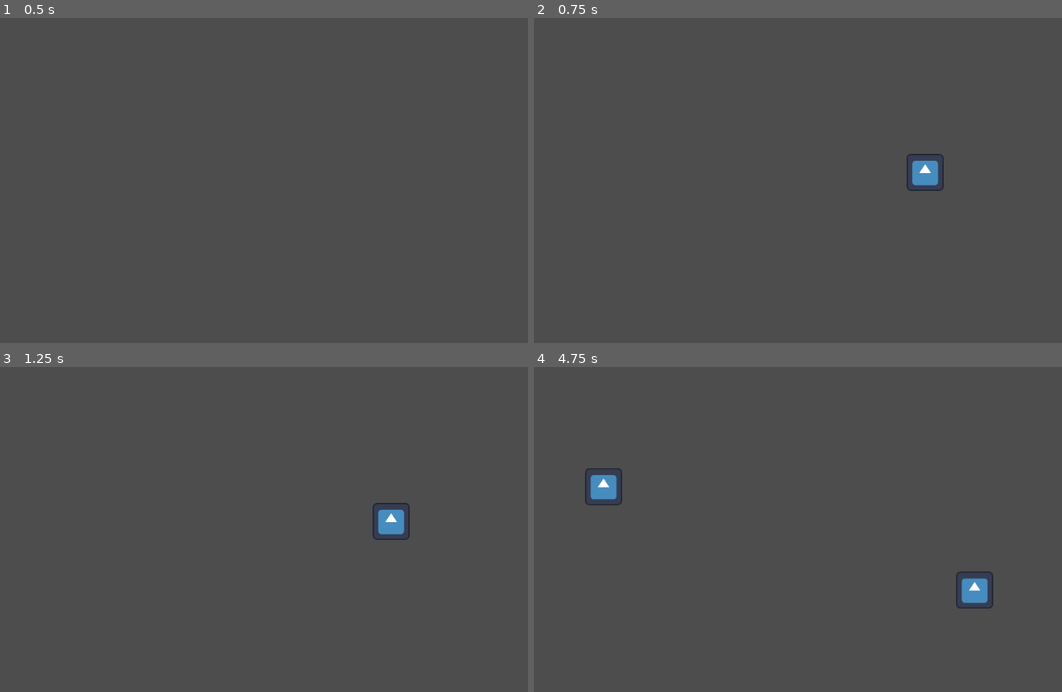
Above: before the commit, frames 1-4 (two rows, left to right).
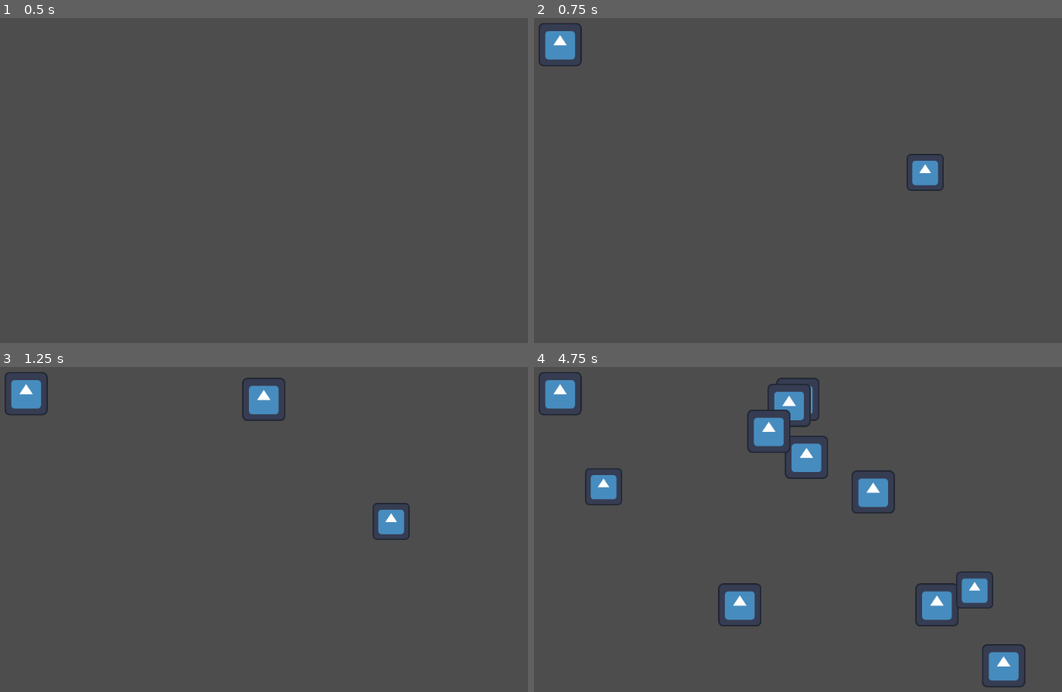
Above: after the commit, the same moments.

Repository: SpicyTime/BlastForge
Game: Godot game, scene res://main/main.tscn
Two runs of this game, one before a commit and one after it. Both use one fixed random seed, a clock stepped at 60 frames per second and the inputs below. The engine's default icon, where the game draws it, is replaced by a stand-in: a white triangle on a blue panel in a dark square.
Inputs (mouse positions are in pixels of both pictures, inside the frame that each line leads up to):
- Up to frame 1 (0.5 s): no input
- Up to frame 2 (0.75 s): tap Enter at 0.5 s; move the mouse to (924, 170) at 0.52 s; click (924, 170) at 0.6 s
- Up to frame 3 (1.25 s): no input
- Up to frame 4 (4.75 s): move the mouse to (666, 555) at 1.27 s; click (666, 555) at 1.35 s; move the mouse to (850, 461) at 2.02 s; click (850, 461) at 2.1 s; move the mouse to (755, 607) at 2.77 s; click (755, 607) at 2.85 s; move the mouse to (972, 591) at 3.52 s; click (972, 591) at 3.6 s; move the mouse to (602, 487) at 4.27 s; click (602, 487) at 4.35 s

Frame 1 is identical in both runs. In frame 2, 0.7% of the frame differs, in the area x 0-10%, y 1-15%; in frame 3, 1.3%; in frame 4, 5.2%, in the area x 0-94%, y 1-99%.
Error before the commit: Invalid access to property or key 'shape_collider' on a base object of type 'Nil'. (res://breakables/shape_component.gd:7)

Commit message:
Breakables now spawn

Diff:
--- a/breakables/breakable.gd
+++ b/breakables/breakable.gd
@@ -2,10 +2,9 @@
 extends Node2D
 @onready var breakable_sprite: Sprite2D = $BreakableSprite
 @onready var hurtbox_collider: CollisionShape2D = $Hurtbox/HurtboxCollider
-@onready var shape_component: ShapeComponent = $ShapeComponent
-
+var shape_component: ShapeComponent = null
 
 func _ready() -> void:
 	var collision_shape: Shape2D = shape_component.get_shape_collider()
 	hurtbox_collider.shape = collision_shape
-	breakable_sprite.texture = shape_component.get_shape_texture()
+	#breakable_sprite.texture = shape_component.get_shape_texture()
--- a/breakables/breakable.tscn
+++ b/breakables/breakable.tscn
@@ -1,14 +1,13 @@
-[gd_scene load_steps=6 format=3 uid="uid://btmk54xyeo44e"]
+[gd_scene load_steps=5 format=3 uid="uid://btmk54xyeo44e"]
 
-[ext_resource type="Texture2D" uid="uid://c0vxf7fa51it3" path="res://icon.svg" id="1_qlcm7"]
+[ext_resource type="Texture2D" uid="uid://do5361g8a3kp3" path="res://icon.svg" id="1_qlcm7"]
 [ext_resource type="Script" uid="uid://d3iknp440glsy" path="res://breakables/breakable.gd" id="1_srh6f"]
 [ext_resource type="Script" uid="uid://btxrrs02owvs1" path="res://health_system/hurtbox.gd" id="2_srh6f"]
-[ext_resource type="Script" uid="uid://ca2sbp4se2muk" path="res://breakables/shape_component.gd" id="5_x566u"]
 
 [sub_resource type="CircleShape2D" id="CircleShape2D_srh6f"]
 
 [node name="Breakable" type="Node2D"]
-scale = Vector2(0.2, 0.2)
+scale = Vector2(0.35, 0.35)
 script = ExtResource("1_srh6f")
 
 [node name="BreakableSprite" type="Sprite2D" parent="."]
@@ -20,7 +19,3 @@
 
 [node name="HurtboxCollider" type="CollisionShape2D" parent="Hurtbox"]
 shape = SubResource("CircleShape2D_srh6f")
-
-[node name="ShapeComponent" type="Node" parent="."]
-script = ExtResource("5_x566u")
-metadata/_custom_type_script = "uid://ca2sbp4se2muk"
--- a/breakables/shape_component.gd
+++ b/breakables/shape_component.gd
@@ -1,6 +1,10 @@
 class_name ShapeComponent
 extends Node
 var shape_data: ShapeData = null
+
+
+func set_data(data: ShapeData) -> void:
+	shape_data = data
 
 
 func get_shape_collider() -> Shape2D:
--- a/explosives/explosive.gd
+++ b/explosives/explosive.gd
@@ -10,7 +10,7 @@
 func handle_placed() -> void:
 	# TO DO: Play a placing sound
 	explosive_area_shader_box.visible = false
-	explosive_sprite.z_index = 0
+	explosive_sprite.z_index = 1
 	detonation_timer.start(detonation_time)
 
 
--- a/explosives/explosive.tscn
+++ b/explosives/explosive.tscn
@@ -12,12 +12,13 @@
 script = ExtResource("1_ejdfl")
 
 [node name="ExplosiveSprite" type="Sprite2D" parent="."]
-z_index = 1
+z_index = 2
 position = Vector2(-3.5762787e-07, 0)
 scale = Vector2(0.3, 0.3)
 texture = ExtResource("1_p8wef")
 
 [node name="ExplosiveAreaShaderBox" parent="." instance=ExtResource("3_wvlh0")]
+z_index = 1
 
 [node name="ExplosionArea" parent="." instance=ExtResource("4_5rd10")]
 
--- /dev/null
+++ b/game/breakable_spawner.gd
@@ -0,0 +1,44 @@
+extends Node2D
+var time_passed: float = 0.0
+const MIN_SPAWN_VALUE: float = 0.0
+
+func _process(delta: float) -> void:
+	time_passed += delta
+	if time_passed >= 0.5:
+		time_passed = 0.0
+		var breakable_position: Vector2 = choose_random_pos(-275, 275, -150, 150)
+		spawn_breakable(breakable_position, "triangle")
+
+
+func spawn_breakable(spawn_position: Vector2, shape_name: String) -> Breakable:
+	# Initializes the actual breakable object
+	var packed_breakable_scene: PackedScene = load(Constants.BREAKABLE_SCENE_PATH)
+	var breakabable_instance: Breakable = packed_breakable_scene.instantiate()
+	breakabable_instance.position = spawn_position
+	# Initializes the data for the desired shape (based off of the name)
+	var shape_data: ShapeData = load(Constants.SHAPE_RESOURCE_PATH_START + shape_name + Constants.SHAPE_RESOURCE_PATH_END)
+	# Initializes the shape component
+	var packed_shape_component: PackedScene = load(Constants.SHAPE_COMPONENT_PATH)
+	var shape_component_instance: ShapeComponent = packed_shape_component.instantiate()
+	shape_component_instance.set_data(shape_data)
+
+	# Adds the component to the breakable object
+	breakabable_instance.shape_component = shape_component_instance
+	breakabable_instance.add_child(shape_component_instance)
+
+	add_child(breakabable_instance)
+	return breakabable_instance
+
+func choose_random_pos(left: int, right: int, top: int, bottom: int ) -> Vector2:
+	var viewport_size: Vector2 = get_viewport_rect().size
+	# Makes sure that the bounds are not outside the viewport
+	clamp(left, -viewport_size.x / 2,  MIN_SPAWN_VALUE)
+	clamp(bottom, viewport_size.y / 2, MIN_SPAWN_VALUE)
+	clamp(right, viewport_size.x / 2, MIN_SPAWN_VALUE)
+	clamp(top, -viewport_size.y / 2, MIN_SPAWN_VALUE)
+
+	var x: float = randf_range(left, right)
+	var y: float = randf_range(bottom, top)
+	# Snaps the position to a grid
+	var rand_position: Vector2 = Vector2(x, y).snapped(Vector2(Constants.TILE_SIZE, Constants.TILE_SIZE))
+	return rand_position
--- a/game/world.gd
+++ b/game/world.gd
@@ -6,10 +6,10 @@
 	if event is InputEventMouseButton:
 		var mouse_position: Vector2 = get_global_mouse_position()
 		# The explosive will be created when the explosive_action is pressed
-		if Input.is_action_just_pressed("explosive_action"):
+		if Input.is_action_just_pressed("explosive_action") and not held_explosive:
 			create_explosive(mouse_position)
 		# The explosive will be placed when the explosive_action is released
-		if Input.is_action_just_released("explosive_action"):
+		if Input.is_action_just_released("explosive_action") and held_explosive:
 			place_explosive()
 	elif event is InputEventMouseMotion:
 		if held_explosive:
--- a/game/world.tscn
+++ b/game/world.tscn
@@ -1,7 +1,7 @@
 [gd_scene load_steps=3 format=3 uid="uid://k7nqsblly5gs"]
 
 [ext_resource type="Script" uid="uid://vwrqyfjerpum" path="res://game/world.gd" id="1_vn0wg"]
-[ext_resource type="PackedScene" uid="uid://btmk54xyeo44e" path="res://breakables/breakable.tscn" id="2_aseec"]
+[ext_resource type="Script" uid="uid://uxk2gctotf6f" path="res://game/breakable_spawner.gd" id="2_aseec"]
 
 [node name="World" type="Node2D"]
 script = ExtResource("1_vn0wg")
@@ -10,6 +10,5 @@
 
 [node name="ExplosivesContainer" type="Node2D" parent="."]
 
-[node name="Breakable" parent="." instance=ExtResource("2_aseec")]
-
-[node name="Breakable2" parent="." instance=ExtResource("2_aseec")]
+[node name="BreakableSpawner" type="Node2D" parent="."]
+script = ExtResource("2_aseec")
--- a/main/autoloads/constants.gd
+++ b/main/autoloads/constants.gd
@@ -1,2 +1,7 @@
 extends Node
 const EXPLOSIVE_SCENE_PATH: String = "res://explosives/explosive.tscn"
+const BREAKABLE_SCENE_PATH: String = "res://breakables/breakable.tscn"
+const SHAPE_RESOURCE_PATH_START: String = "res://breakables/shape_resources/"
+const SHAPE_RESOURCE_PATH_END: String = "_shape.tres"
+const SHAPE_COMPONENT_PATH: String = "res://breakables/shape_component.tscn"
+const TILE_SIZE: int = 3
--- a/project.godot
+++ b/project.godot
@@ -13,7 +13,7 @@
 config/name="BlastForge"
 run/main_scene="uid://cw1imw7chr2ul"
 config/features=PackedStringArray("4.5", "GL Compatibility")
-config/icon="res://icon.svg"
+config/icon="uid://do5361g8a3kp3"
 
 [autoload]
 
Not shown: 1 places in explosives/explosive.tscn that only renumber resources
Not shown: 1 places in explosives/explosive_area_shader_box.tscn that only renumber resources
